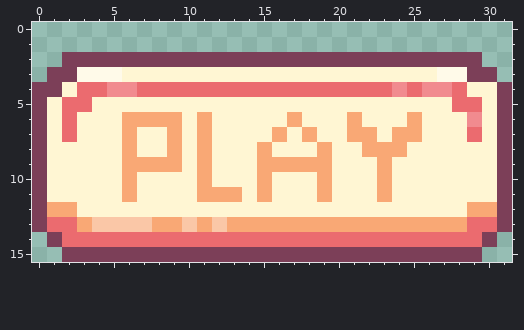
File history of a pixel-art file, Assets/Scenes/Part 3 UI Testing/UI elements/PlayBtn_PushState.aseprite. This is how it looked before the edit.
32x16 pixels, 1 frame.
After the commit:
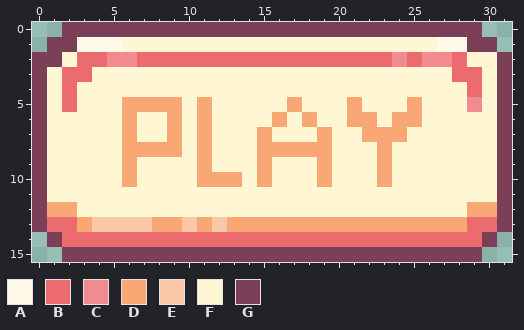
Palette (. is transparent): A #fffae9  B #eb6b6f  C #f18b8f  D #f9a875  E #fac7a7  F #fff6d3  G #7c3f58
Changes in this commit:
@@ x 0..31 @@
- 0 ................................
- 1 ................................
- 2 ..GGGGGGGGGGGGGGGGGGGGGGGGGGGG..
- 3 .GGAAAFFFFFFFFFFFFFFFFFFFFFAAGG.
- 4 GGFBBCCBBBBBBBBBBBBBBBBBCBCCBFFG
- 5 GFBBFFFFFFFFFFFFFFFFFFFFFFFFBBFG
- 6 GFBFFFDDDDFDFFFFFDFFFDFFFDFFFCFG
- 7 GFBFFFDFFDFDFFFFDFDFFDDFDDFFFBFG
- 8 GFFFFFDFFDFDFFFDFFFDFFDDDFFFFFFG
- 9 GFFFFFDDDDFDFFFDDDDDFFFDFFFFFFFG
-10 GFFFFFDFFFFDFFFDFFFDFFFDFFFFFFFG
-11 GFFFFFDFFFFDDDFDFFFDFFFDFFFFFFFG
+ 0 ..GGGGGGGGGGGGGGGGGGGGGGGGGGGG..
+ 1 .GGAAAFFFFFFFFFFFFFFFFFFFFFAAGG.
+ 2 GGFBBCCBBBBBBBBBBBBBBBBBCBCCBFFG
+ 3 GFBBFFFFFFFFFFFFFFFFFFFFFFFFBBFG
+ 4 GFBFFFFFFFFFFFFFFFFFFFFFFFFFFBFG
+ 5 GFBFFFDDDDFDFFFFFDFFFDFFFDFFFCFG
+ 6 GFFFFFDFFDFDFFFFDFDFFDDFDDFFFFFG
+ 7 GFFFFFDFFDFDFFFDFFFDFFDDDFFFFFFG
+ 8 GFFFFFDDDDFDFFFDDDDDFFFDFFFFFFFG
+ 9 GFFFFFDFFFFDFFFDFFFDFFFDFFFFFFFG
+10 GFFFFFDFFFFDDDFDFFFDFFFDFFFFFFFG
+11 GFFFFFFFFFFFFFFFFFFFFFFFFFFFFFFG
 12 GDDFFFFFFFFFFFFFFFFFFFFFFFFFFDDG
Pixel boxes of the changes (left, top, right, bottom) in both pictures:
changed: (32, 22, 512, 202)
